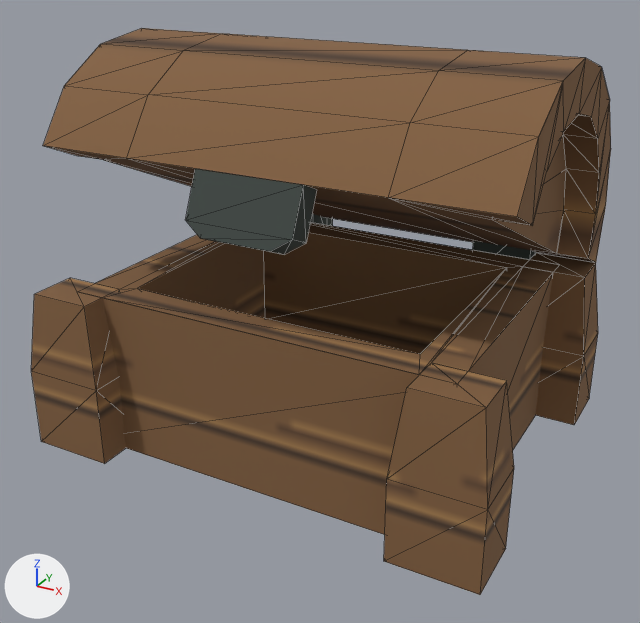
What one commit did to the glTF model apps/client/src/props/art-study/source-chests/chest-banded-lid.glb.
Rendered twice from a 50 mm lens placed at (0.832, -1.562, 1.037), pointed at (0.006, -0.06, 0.286). Lighting does not change. The marker at lower left points along +X, +Y and +Z. The picture after the commit comes second. Mesh edges are drawn as thin lines. Vertices at exactly the same position are counted once.

Before the edit, the objects in view are built like this:
```python
me_chest_001 = bpy.data.meshes.new('chest.001')
me_chest_001.from_pydata(...)  # 200 vertices, 322 faces; spans x -0.13..0.13, y -0.13..0.142, z 0.0..0.317
# faces by material slot: [264, 58]
me_chest_001.materials.append(mat_worked_oak_boards)  # picture img_worked_oak_boards
me_chest_001.materials.append(mat_quiet_forged_iron)  # dark grey #414945
ob_chest_banded_lid_runtime_mesh = bpy.data.objects.new('chest-banded-lid runtime mesh', me_chest_001)
ob_chest_banded_lid_runtime_mesh.location = (0.0, -0.017, 0.0)
ob_chest_banded_lid_runtime_mesh.scale = (3.84, 2.94, 2.61)
```
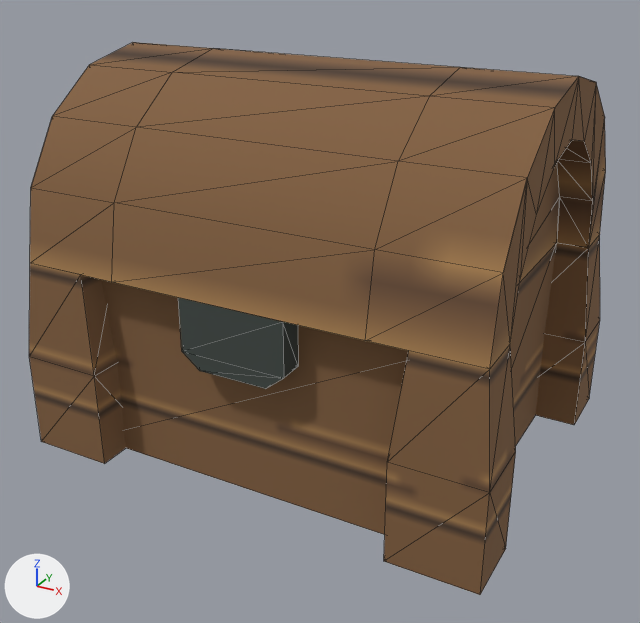
Where the change shows, as pixel boxes (x1, y1, x2, y2) in the pictures (640 x 623 px; the box of a moved part takes in the faces that stretch with it):
'chest-banded-lid runtime mesh', reshaped, surface changed, rescaled: before (31, 28, 611, 595); after (29, 42, 606, 595)
part 1 of me_chest_001, moved or reshaped: before (43, 28, 611, 263); after (30, 42, 606, 369)
part 2 of me_chest_001, moved or reshaped: before (186, 169, 316, 254); after (178, 298, 298, 389)
part 3 of me_chest_001, surface changed: before (31, 28, 611, 490); after (29, 42, 606, 490)

Edits to the bpy script that builds the scene:
```text
Change me_chest_001:
    used by ob_chest_banded_lid_runtime_mesh; location = (0.0, -0.017, 0.0); scale = (3.84, 2.94, 2.61)
    remove me_chest_001.from_pydata(...)  # 200 vertices, 322 faces; spans x -0.13..0.13, y -0.13..0.142, z 0.0..0.317
    add me_chest_001.from_pydata(...)  # 200 vertices, 322 faces; spans x -0.13..0.13, y -0.13..0.142, z 0.0..0.257
    me_chest_001 part 1: the loose piece of 92 vertices spanning x -0.124..0.124, y -0.099..0.133, z 0.133..0.317 is multiplied about its middle by the matrix ((1.0, 0.0, 0.0), (0.0, 0.932, -0.362), (0.0, 0.444, 0.896)), then moved by (0.0, -0.026, -0.057)
    me_chest_001 part 2: the loose piece of 12 vertices spanning x -0.029..0.029, y -0.116..-0.084, z 0.194..0.244 is turned 22.1 degrees about the x axis through its middle, then moved by (0.0, -0.016, -0.108)
    me_chest_001 part 3: texture (UV) coordinates of 268 of 322 faces, centred in x -0.13..0.13, y -0.13..0.142, z 0.022..0.315, changed; they spanned u -0.5..0.5, v -0.12..0.44 and now span u -0.5..0.5, v -0.12..0.52
Change ob_chest_banded_lid_runtime_mesh:
    ob_chest_banded_lid_runtime_mesh.scale: (3.84, 2.94, 2.61) -> (3.84, 2.94, 3.11)
```
